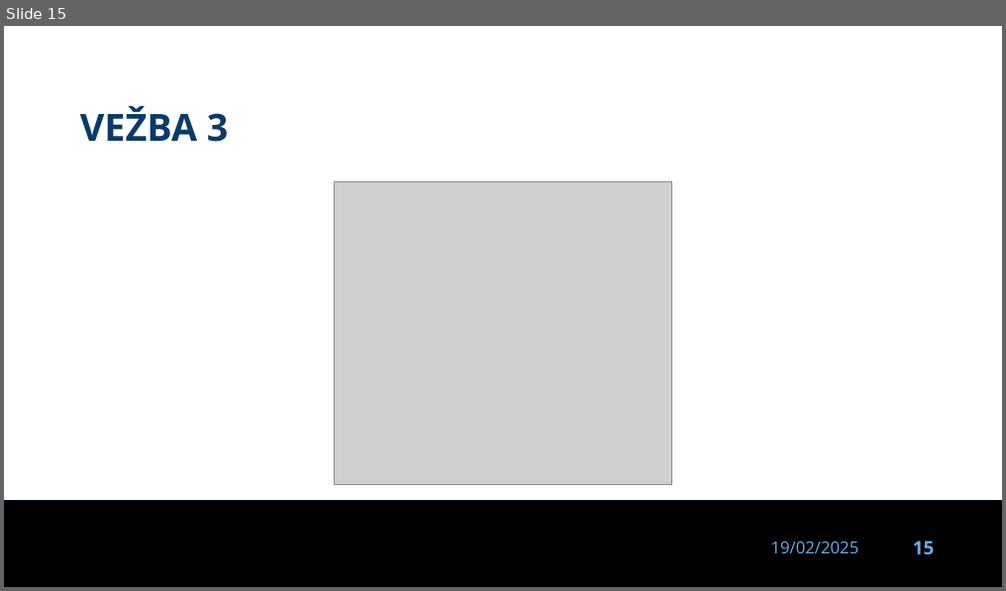
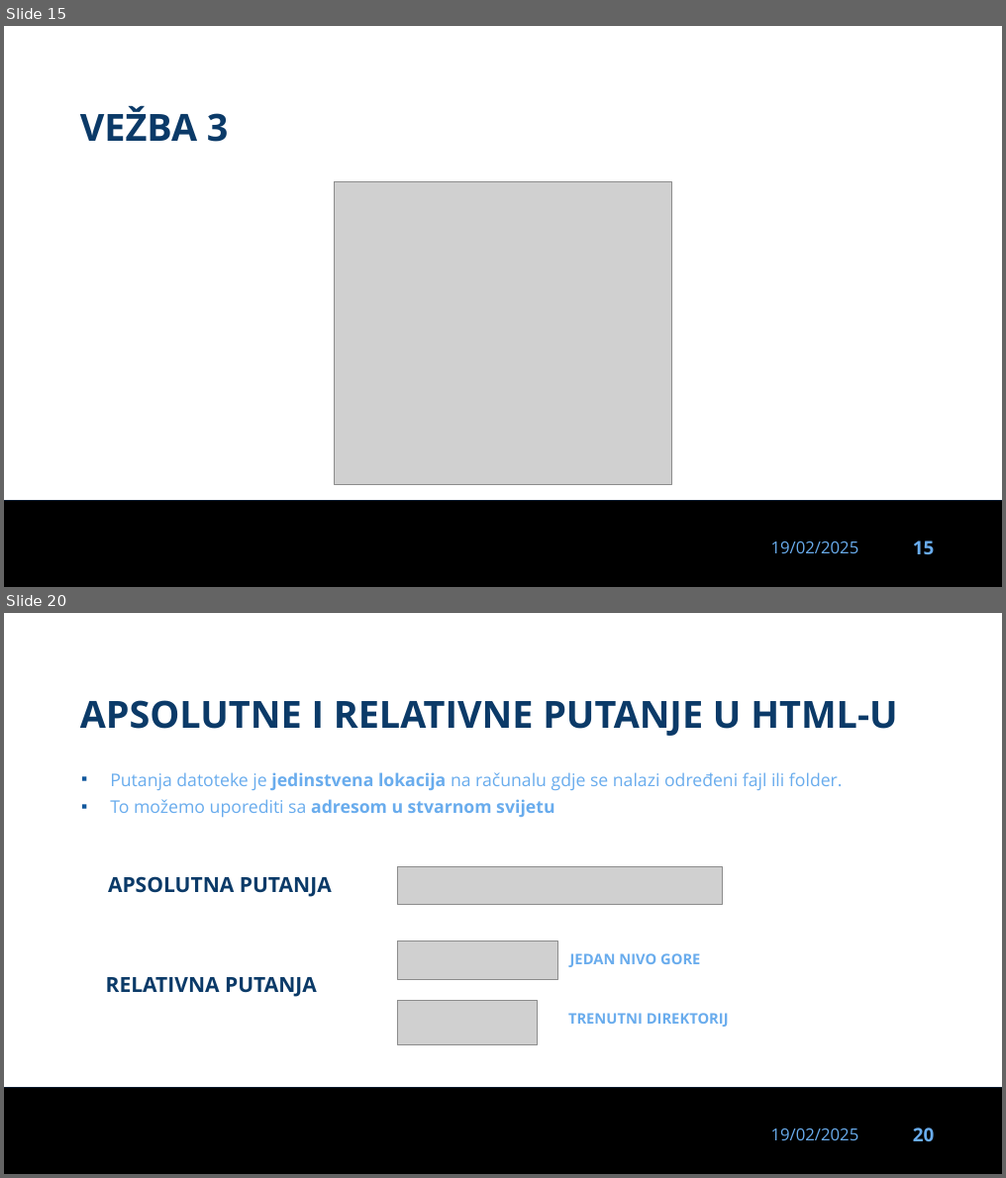
Before and after one commit to dinoDuvnjak/CTK, a slide deck: Bootcamp/dan-22-html-css/dan-22-html-css.pptx. Shown one above the other, each under a label of ours: slide 15 before the commit, slides 15 and 20 after it; the slides between them are not shown. The pictures are 1006x591 and 1006x1178 pixels, drawn with LibreOffice and Linux fonts; fonts in the diff are those of the drawing; grey boxes stand for pictures; background and template pictures are left out. Boxes give left, top, right and bottom in pixels: in the first picture for what was removed or moved away, otherwise in the second. Text is boxed around its words. In the diff, an @@ line names an element or a change of style, - is before the commit and + after.

```diff
--- a/Bootcamp/dan-22-html-css/dan-22-html-css.pptx
+++ b/Bootcamp/dan-22-html-css/dan-22-html-css.pptx
@@ slide 20 added at (x1=4, y1=613, x2=1002, y2=1174), background #FFFFFF; not listed: 3 template elements that a slide beside it also shows @@
@@ title added at (x1=80, y1=700, x2=897, y2=736), 36 pt, text #0B3A68, bold @@
+APSOLUTNE I RELATIVNE PUTANJE U HTML-U
@@ text added at (x1=110, y1=772, x2=843, y2=817), 16.8 pt, text #69ACED @@
+▪ Putanja datoteke je jedinstvena lokacija na računalu gdje se nalazi određeni fajl ili folder.
+▪ To možemo uporediti sa adresom u stvarnom svijetu
@@ text added at (x1=108, y1=876, x2=332, y2=897), 20 pt, text #0B3A68, bold @@
+APSOLUTNA PUTANJA
@@ picture added at (x1=397, y1=866, x2=722, y2=904) @@
@@ picture added at (x1=397, y1=942, x2=558, y2=980) @@
@@ text added at (x1=570, y1=954, x2=700, y2=967), 14 pt, text #69ACED, bold @@
+JEDAN NIVO GORE
@@ text added at (x1=106, y1=977, x2=317, y2=997), 20 pt, text #0B3A68, bold @@
+RELATIVNA PUTANJA
@@ picture added at (x1=397, y1=1001, x2=538, y2=1045) @@
@@ text added at (x1=568, y1=1013, x2=729, y2=1027), 14 pt, text #69ACED, bold @@
+TRENUTNI DIREKTORIJ
```
Also in this commit, not shown: 1 slide changed, 6 other slides added, 13 other files.
